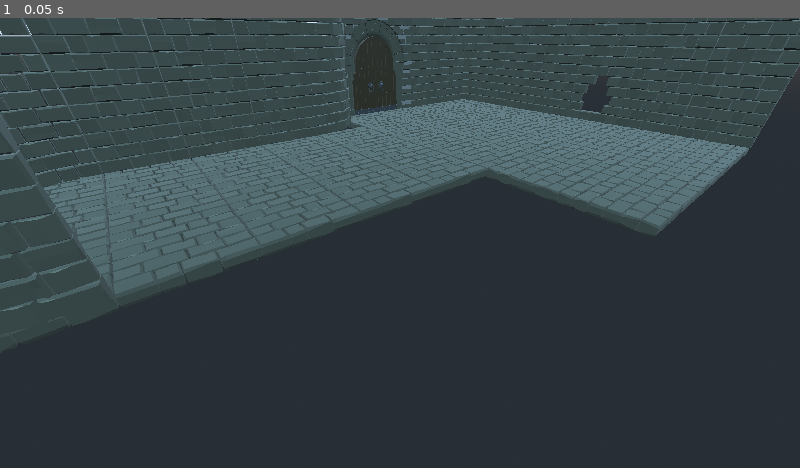
Above: before the commit, frame 1.
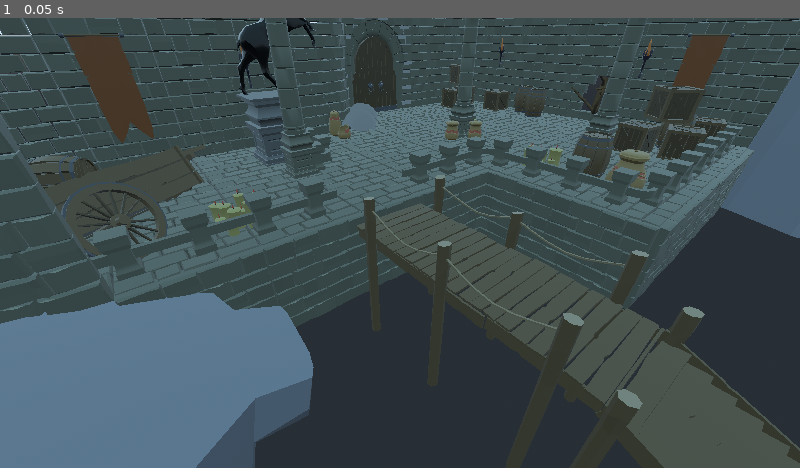
Above: after the commit, the same moment.

Repository: PacktPublishing/Game-Development-with-Blender-and-Godot
Game: Godot game, scene res://Scenes/Game.tscn
Same seed, same stepped clock (60 frames per second), same inputs: the game is played once before the commit and once after it.
Inputs:
- Up to frame 1 (0.05 s): no input

The runs differ from the first frame. In frame 1, 37% of the frame differs, in the area x 0-100%, y 0-100%.

Commit message:
Finalizes the level construction before meddling with materials

Diff:
--- a/Chapter 9/Finish/Scenes/Level-01.tscn
+++ b/Chapter 9/Finish/Scenes/Level-01.tscn
@@ -159,7 +159,6 @@
 transform = Transform( 1, 0, 0, 0, 1, 0, 0, 0, 1, -2, 0, 2 )
 
 [node name="Columns" type="Spatial" parent="."]
-visible = false
 
 [node name="Column_Round" parent="Columns" instance=ExtResource( 1 )]
 transform = Transform( 1, 0, 0, 0, 1, 0, 0, 0, 1, 3, 0, 0.216 )
@@ -272,7 +271,6 @@
 transform = Transform( 1, 0, 0, 0, 1, 0, 0, 0, 1, 9, 0, -5 )
 
 [node name="Rails" type="Spatial" parent="."]
-visible = false
 
 [node name="Rail_Corner" parent="Rails" instance=ExtResource( 8 )]
 transform = Transform( -4.37114e-08, 0, -1, 0, 1, 0, 1, 0, -4.37114e-08, 7.5, 0, 2.5 )
@@ -308,7 +306,6 @@
 transform = Transform( -4.37114e-08, 0, 1, 0, 1, 0, -1, 0, -4.37114e-08, 1.75, 0, 2.5 )
 
 [node name="SunkWalls" type="Spatial" parent="."]
-visible = false
 
 [node name="Wall24" parent="SunkWalls" instance=ExtResource( 5 )]
 transform = Transform( -4.37114e-08, 0, 1, 0, 1, 0, -1, 0, -4.37114e-08, 7, -2, 6 )
@@ -341,7 +338,6 @@
 transform = Transform( 1, 0, 0, 0, 1, 0, 0, 0, 1, 8, -2, 7 )
 
 [node name="Props" type="Spatial" parent="."]
-visible = false
 
 [node name="Barrel" parent="Props" instance=ExtResource( 15 )]
 transform = Transform( 1, 0, 0, 0, 1, 0, 0, 0, 1, 13.8857, 0, 0 )
@@ -437,7 +433,6 @@
 transform = Transform( 1, 0, 0, 0, 1, 0, 0, 0, 1, 7.31131, 0.350815, -3.5054 )
 
 [node name="Rocks" type="Spatial" parent="."]
-visible = false
 
 [node name="RocksRight" parent="Rocks" instance=ExtResource( 10 )]
 transform = Transform( 1, 0, 0, 0, 1, 0, 0, 0, 1, 16.6513, 0, 11.0445 )
@@ -446,7 +441,6 @@
 transform = Transform( 1, 0, 0, 0, 1, 0, 0, 0, 1, -2.12202, 0, 4.60326 )
 
 [node name="Sconces" type="Spatial" parent="."]
-visible = false
 
 [node name="Sconce" parent="Sconces" instance=ExtResource( 27 )]
 transform = Transform( -4.37114e-08, 0, 1, 0, 1, 0, -1, 0, -4.37114e-08, -2.67768, 2, 0 )
@@ -462,18 +456,18 @@
 
 [node name="Dock" type="Spatial" parent="."]
 transform = Transform( 1, 0, 0, 0, 1, 0, 0, 0, 1, -0.342893, 0, 0 )
-visible = false
 
 [node name="Dock_Long" parent="Dock" instance=ExtResource( 28 )]
-transform = Transform( 1, 0, 0, 0, 1, 0, 0, 0, 1, 4, -1, 5.5071 )
+transform = Transform( 1, 0, 0, 0, 1, 0, 0, 0, 1, 4, -1, 5.5 )
 
 [node name="Dock_Stairs" parent="Dock" instance=ExtResource( 29 )]
-transform = Transform( 1, 0, 0, 0, 1, 0, 0, 0, 1, 4, -1.46318, 8.952 )
+transform = Transform( 1, 0, 0, 0, 1, 0, 0, 0, 1, 4, -1.5, 8.9 )
 
 [node name="BoatWSail" parent="Dock" instance=ExtResource( 30 )]
 transform = Transform( -4.37114e-08, 0, 1, 0, 1, 0, -1, 0, -4.37114e-08, 4.5, -1, 11 )
 
 [node name="MeshInstance" type="MeshInstance" parent="Dock"]
 transform = Transform( 1, 0, 0, 0, -4.37114e-08, 1, 0, -1, -4.37114e-08, 5, -1, 11 )
+visible = false
 mesh = SubResource( 1 )
 material/0 = null
